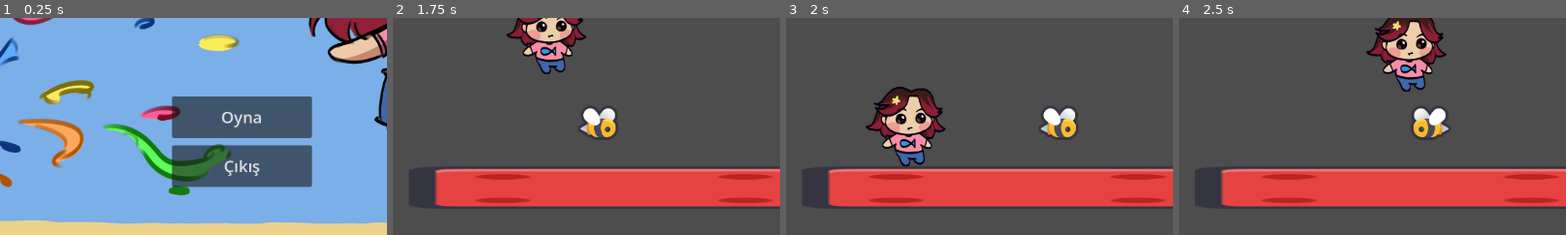
Above: before the commit, frames 1-4 (left to right).
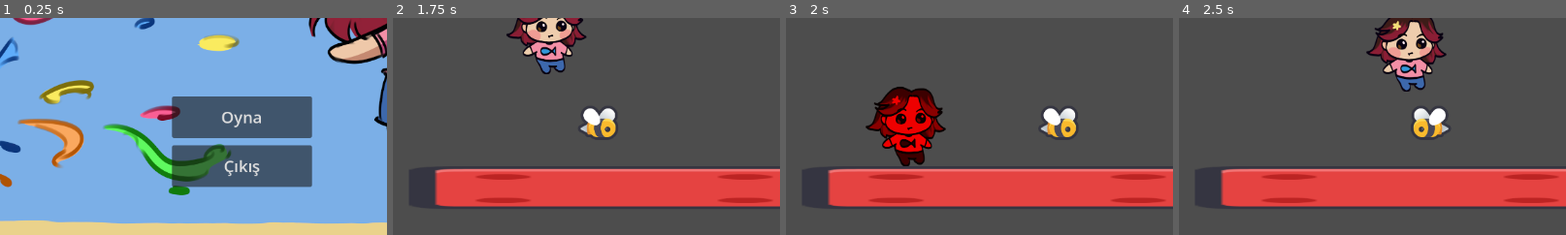
Above: after the commit, the same moments.

Repository: esatkorkmaz/nisa-oyun
Game: Godot game, scene res://scenes/levels/main_menu.tscn
Two runs of this game, one before a commit and one after it. Both use one fixed random seed, a clock stepped at 60 frames per second and the inputs below.
Inputs:
- Up to frame 1 (0.25 s): no input
- Up to frame 2 (1.75 s): click "Oyna" at 0.5 s; hold D (move_right) from 1.28 s (still down); tap W (jump) at 1.52 s
- Up to frame 3 (2 s): keep holding D (move_right)
- Up to frame 4 (2.5 s): keep holding D (move_right); tap W (jump) at 2.27 s
The pictures show only the part of the screen within x 19-69%, y 50-100%; the shares and areas given below are measured in that part.

Frames 1-2 are identical in both runs. In frame 3, 3.5% of the frame differs, in the area x 21-41%, y 32-68%; in frame 4, nothing differs.

Commit message:
Revision

Diff:
--- a/nisa-oyun/scripts/nisa/nisa_controller.gd
+++ b/nisa-oyun/scripts/nisa/nisa_controller.gd
@@ -18,7 +18,7 @@
 var hit_direction: float = -1.0
 
 func _physics_process(delta: float) -> void:
-	if(been_hit):
+	if been_hit:
 		_hit_timer -= delta
 
 	if is_on_floor():
@@ -46,7 +46,7 @@
 	var direction := Input.get_axis('move_left', 'move_right')
 
 	if input_enabled:
-		if direction && input_enabled:
+		if direction:
 			velocity.x = direction * _speed
 		else:
 			velocity.x = move_toward(velocity.x, 0, _speed)
@@ -54,7 +54,7 @@
 	move_and_slide()
 
 func hit(direction: float) -> void:
-	if(been_hit):
+	if been_hit:
 		return
 
 	velocity.y = _hit_velocity
--- a/nisa-oyun/scripts/nisa/nisa_sprite.gd
+++ b/nisa-oyun/scripts/nisa/nisa_sprite.gd
@@ -13,22 +13,27 @@
 func _play_animation() -> void:
 	var animation_to_play: String
 
-	if(_controller.been_hit):
+	if _controller.been_hit:
 		animation_to_play = 'hurt'
-		_hurt_effect()
-	elif(_controller.velocity.y != 0):
+	elif _controller.velocity.y != 0:
 		animation_to_play = 'jump'
-	elif(_controller.velocity.x != 0):
+	elif _controller.velocity.x != 0:
 		animation_to_play = 'walk'
 	else:
 		animation_to_play = 'idle'
 
+	if animation == animation_to_play and is_playing():
+		return
+
 	play(animation_to_play)
 
+	if animation_to_play == 'hurt':
+		_hurt_effect()
+
 func _rotate_sprite(direction: float) -> void:
-	if(direction > 0):
+	if direction > 0:
 		scale.x = 1
-	elif(direction < 0):
+	elif direction < 0:
 		scale.x = -1
 
 func _hurt_effect() -> void:
